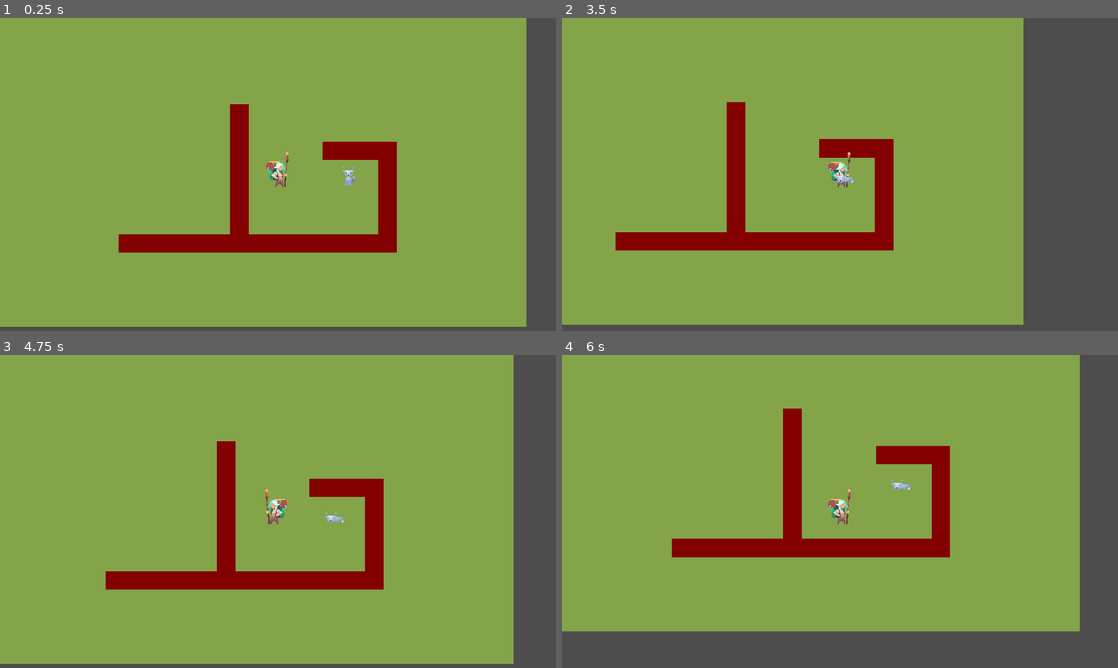
Above: before the commit, frames 1-4 (two rows, left to right).
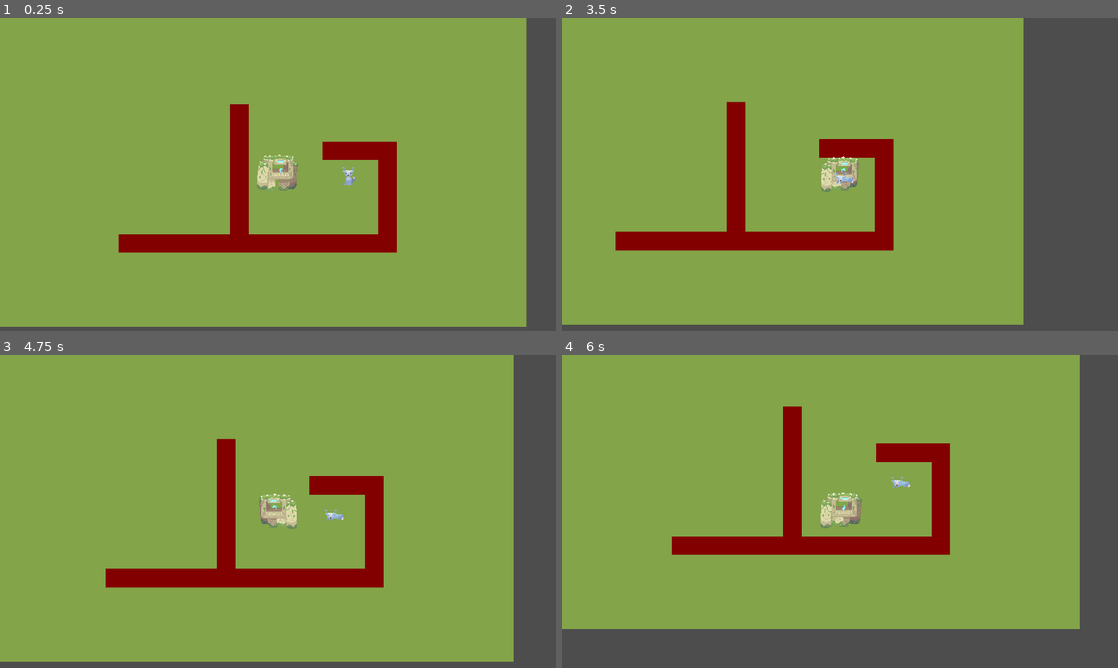
Above: after the commit, the same moments.

Repository: freddder/Pirate_Software_Jam_16
Game: Godot game, scene res://Scenes/map.tscn
Same seed, same stepped clock (60 frames per second), same inputs: the game is played once before the commit and once after it.
Inputs (mouse positions are in pixels of both pictures, inside the frame that each line leads up to):
- Up to frame 1 (0.25 s): no input
- Up to frame 2 (3.5 s): tap Enter at 0.5 s; move the mouse to (962, 158) at 0.52 s; hold D (move_right) 0.53-1.28 s; hold Space (laser) 0.53-1.28 s; move the mouse to (728, 190) at 1.27 s; hold S (move_down) 1.28-2.03 s; tap Space (laser) at 1.35, 2.85 s; move the mouse to (895, 105) at 2.02 s; hold D (move_right) 2.03-2.78 s; hold Space (laser) 2.03-2.78 s; move the mouse to (812, 237) at 2.77 s; hold W (move_up) from 2.78 s (still down)
- Up to frame 3 (4.75 s): move the mouse to (444, 558) at 3.52 s; release W (move_up) at 3.53 s; hold Space (laser) 3.53-4.28 s; hold A (move_left) from 3.53 s (still down); move the mouse to (111, 464) at 4.27 s; tap Space (laser) at 4.35 s
- Up to frame 4 (6 s): move the mouse to (867, 511) at 5.02 s; release A (move_left) at 5.03 s; hold S (move_down) 5.03-5.78 s; hold Space (laser) 5.03-5.78 s; move the mouse to (756, 433) at 5.77 s; hold D (move_right) from 5.78 s (still down); tap Space (laser) at 5.85 s

The runs differ from the first frame. In frame 1, 0.6% of the frame differs, in the area x 46-54%, y 42-56%; in frame 2, 0.6%; in frame 3, 2.3%; in frame 4, 2.5%, in the area x 0-94%, y 16-89%.

Commit message:
G0L-M be shmoovin

Diff:
--- a/Scenes/golem.tscn
+++ b/Scenes/golem.tscn
@@ -1,78 +1,120 @@
-[gd_scene load_steps=15 format=3 uid="uid://bd74mkhe1hxkk"]
+[gd_scene load_steps=21 format=3 uid="uid://bd74mkhe1hxkk"]
 
 [ext_resource type="Script" path="res://Scripts/golem.gd" id="1_o5vha"]
-[ext_resource type="Texture2D" uid="uid://d4er0u8pt4qae" path="res://Spirites/Golem/NPC Merchant-idle.png" id="2_mlc4t"]
+[ext_resource type="Texture2D" uid="uid://bj3avbvuu7pjn" path="res://Spirites/Golem/GOL-M-Sheet(walk and idle).png" id="2_a4l8d"]
 [ext_resource type="Texture2D" uid="uid://dcdpkm5agr4dl" path="res://Spirites/dotted-circle.png" id="3_j5pyv"]
 
-[sub_resource type="AtlasTexture" id="AtlasTexture_j6tsg"]
-atlas = ExtResource("2_mlc4t")
-region = Rect2(0, 0, 110, 100)
+[sub_resource type="AtlasTexture" id="AtlasTexture_ww57r"]
+atlas = ExtResource("2_a4l8d")
+region = Rect2(0, 0, 96, 96)
 
-[sub_resource type="AtlasTexture" id="AtlasTexture_o8uvh"]
-atlas = ExtResource("2_mlc4t")
-region = Rect2(110, 0, 110, 100)
+[sub_resource type="AtlasTexture" id="AtlasTexture_d8ip8"]
+atlas = ExtResource("2_a4l8d")
+region = Rect2(96, 0, 96, 96)
 
-[sub_resource type="AtlasTexture" id="AtlasTexture_ywvfm"]
-atlas = ExtResource("2_mlc4t")
-region = Rect2(220, 0, 110, 100)
+[sub_resource type="AtlasTexture" id="AtlasTexture_0mcep"]
+atlas = ExtResource("2_a4l8d")
+region = Rect2(192, 0, 96, 96)
 
-[sub_resource type="AtlasTexture" id="AtlasTexture_830ll"]
-atlas = ExtResource("2_mlc4t")
-region = Rect2(330, 0, 110, 100)
+[sub_resource type="AtlasTexture" id="AtlasTexture_u4hqb"]
+atlas = ExtResource("2_a4l8d")
+region = Rect2(288, 0, 96, 96)
 
-[sub_resource type="AtlasTexture" id="AtlasTexture_4gym7"]
-atlas = ExtResource("2_mlc4t")
-region = Rect2(440, 0, 110, 100)
+[sub_resource type="AtlasTexture" id="AtlasTexture_klg5c"]
+atlas = ExtResource("2_a4l8d")
+region = Rect2(384, 0, 96, 96)
 
-[sub_resource type="AtlasTexture" id="AtlasTexture_e38nc"]
-atlas = ExtResource("2_mlc4t")
-region = Rect2(550, 0, 110, 100)
+[sub_resource type="AtlasTexture" id="AtlasTexture_6knjr"]
+atlas = ExtResource("2_a4l8d")
+region = Rect2(480, 0, 96, 96)
 
-[sub_resource type="AtlasTexture" id="AtlasTexture_hx7yv"]
-atlas = ExtResource("2_mlc4t")
-region = Rect2(660, 0, 110, 100)
+[sub_resource type="AtlasTexture" id="AtlasTexture_1hdv3"]
+atlas = ExtResource("2_a4l8d")
+region = Rect2(576, 0, 96, 96)
 
-[sub_resource type="AtlasTexture" id="AtlasTexture_ljb31"]
-atlas = ExtResource("2_mlc4t")
-region = Rect2(770, 0, 110, 100)
+[sub_resource type="AtlasTexture" id="AtlasTexture_bos8h"]
+atlas = ExtResource("2_a4l8d")
+region = Rect2(672, 0, 96, 96)
+
+[sub_resource type="AtlasTexture" id="AtlasTexture_p8m3y"]
+atlas = ExtResource("2_a4l8d")
+region = Rect2(0, 96, 96, 96)
+
+[sub_resource type="AtlasTexture" id="AtlasTexture_3khjp"]
+atlas = ExtResource("2_a4l8d")
+region = Rect2(96, 96, 96, 96)
+
+[sub_resource type="AtlasTexture" id="AtlasTexture_aiw7c"]
+atlas = ExtResource("2_a4l8d")
+region = Rect2(192, 96, 96, 96)
+
+[sub_resource type="AtlasTexture" id="AtlasTexture_t0nfk"]
+atlas = ExtResource("2_a4l8d")
+region = Rect2(288, 96, 96, 96)
+
+[sub_resource type="AtlasTexture" id="AtlasTexture_yf831"]
+atlas = ExtResource("2_a4l8d")
+region = Rect2(384, 96, 96, 96)
+
+[sub_resource type="AtlasTexture" id="AtlasTexture_mo8oo"]
+atlas = ExtResource("2_a4l8d")
+region = Rect2(480, 96, 96, 96)
 
 [sub_resource type="SpriteFrames" id="SpriteFrames_2ggrn"]
 animations = [{
 "frames": [{
 "duration": 1.0,
-"texture": SubResource("AtlasTexture_j6tsg")
+"texture": SubResource("AtlasTexture_ww57r")
 }, {
 "duration": 1.0,
-"texture": SubResource("AtlasTexture_o8uvh")
+"texture": SubResource("AtlasTexture_d8ip8")
 }, {
 "duration": 1.0,
-"texture": SubResource("AtlasTexture_ywvfm")
+"texture": SubResource("AtlasTexture_0mcep")
 }, {
 "duration": 1.0,
-"texture": SubResource("AtlasTexture_830ll")
+"texture": SubResource("AtlasTexture_u4hqb")
 }, {
 "duration": 1.0,
-"texture": SubResource("AtlasTexture_4gym7")
+"texture": SubResource("AtlasTexture_klg5c")
 }, {
 "duration": 1.0,
-"texture": SubResource("AtlasTexture_e38nc")
+"texture": SubResource("AtlasTexture_6knjr")
 }, {
 "duration": 1.0,
-"texture": SubResource("AtlasTexture_hx7yv")
+"texture": SubResource("AtlasTexture_1hdv3")
 }, {
 "duration": 1.0,
-"texture": SubResource("AtlasTexture_ljb31")
+"texture": SubResource("AtlasTexture_bos8h")
 }],
 "loop": true,
 "name": &"g_idle",
-"speed": 6.0
+"speed": 5.0
 }, {
 "frames": [],
 "loop": true,
 "name": &"g_walk_down",
 "speed": 5.0
 }, {
-"frames": [],
+"frames": [{
+"duration": 1.0,
+"texture": SubResource("AtlasTexture_p8m3y")
+}, {
+"duration": 1.0,
+"texture": SubResource("AtlasTexture_3khjp")
+}, {
+"duration": 1.0,
+"texture": SubResource("AtlasTexture_aiw7c")
+}, {
+"duration": 1.0,
+"texture": SubResource("AtlasTexture_t0nfk")
+}, {
+"duration": 1.0,
+"texture": SubResource("AtlasTexture_yf831")
+}, {
+"duration": 1.0,
+"texture": SubResource("AtlasTexture_mo8oo")
+}],
 "loop": true,
 "name": &"g_walk_side",
 "speed": 5.0
@@ -84,7 +126,8 @@
 }]
 
 [sub_resource type="CapsuleShape2D" id="CapsuleShape2D_0octc"]
-height = 28.0
+radius = 27.0
+height = 60.0
 
 [sub_resource type="CircleShape2D" id="CircleShape2D_gh83m"]
 radius = 258.065
@@ -94,12 +137,12 @@
 script = ExtResource("1_o5vha")
 
 [node name="AnimatedSprite2D" type="AnimatedSprite2D" parent="."]
-position = Vector2(-2, -7)
 sprite_frames = SubResource("SpriteFrames_2ggrn")
 animation = &"g_idle"
+frame_progress = 0.566754
 
 [node name="CollisionShape2D" type="CollisionShape2D" parent="."]
-position = Vector2(2, 3)
+position = Vector2(0, 1)
 shape = SubResource("CapsuleShape2D_0octc")
 
 [node name="Camera2D" type="Camera2D" parent="."]
